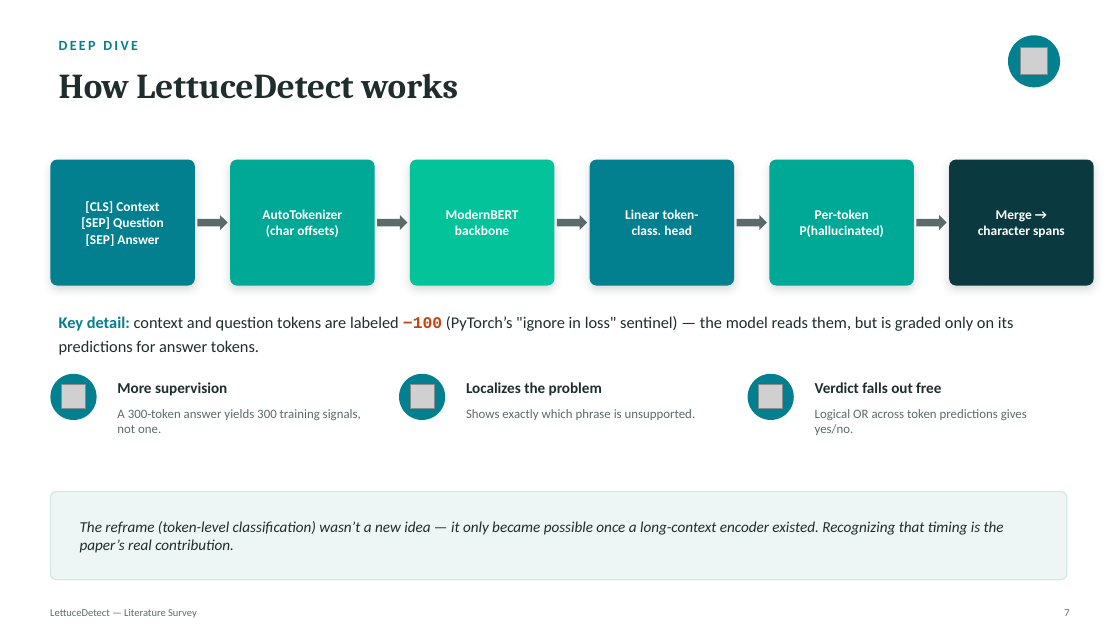
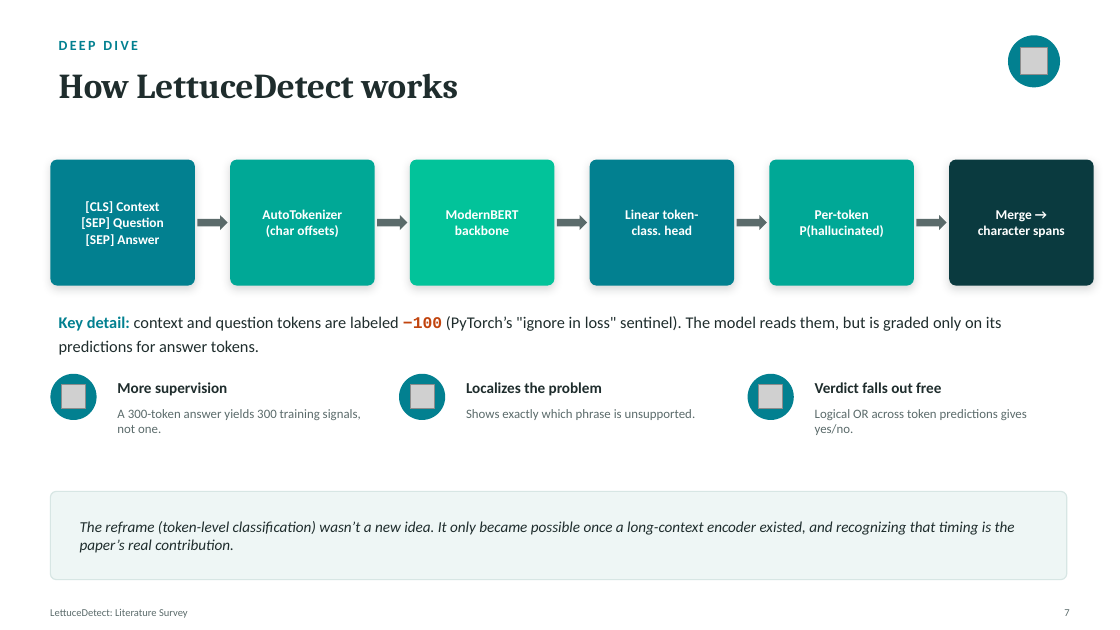
Before and after one commit to AfzalRaja001/lettucedetect-reimpl, a slide deck: slide 7 of docs/LettuceDetect_Presentation_.pptx. Drawn at 1120x630 pixels with LibreOffice and Linux fonts; fonts in the diff are those of the drawing; grey boxes stand for pictures. Boxes give left, top, right and bottom in pixels: in the first picture for what was removed or moved away, otherwise in the second. Text is boxed around its words. In the diff, an @@ line names an element or a change of style, - is before the commit and + after.

```diff
--- a/docs/LettuceDetect_Presentation_.pptx
+++ b/docs/LettuceDetect_Presentation_.pptx
@@ text at (x1=59, y1=316, x2=1002, y2=355): text changed @@
-Key detail: context and question tokens are labeled −100 (PyTorch’s "ignore in loss" sentinel) — the model reads them, but is graded only on its predictions for answer tokens.
+Key detail: context and question tokens are labeled −100 (PyTorch’s "ignore in loss" sentinel). The model reads them, but is graded only on its predictions for answer tokens.
@@ text at (x1=80, y1=521, x2=1015, y2=553): text changed @@
-The reframe (token-level classification) wasn’t a new idea — it only became possible once a long-context encoder existed. Recognizing that timing is the paper’s real contribution.
+The reframe (token-level classification) wasn’t a new idea. It only became possible once a long-context encoder existed, and recognizing that timing is the paper’s real contribution.
@@ text at (x1=50, y1=609, x2=188, y2=618): text changed @@
-LettuceDetect — Literature Survey
+LettuceDetect: Literature Survey
```
Also in this commit, not shown: 20 other slides changed, 2 other files.
